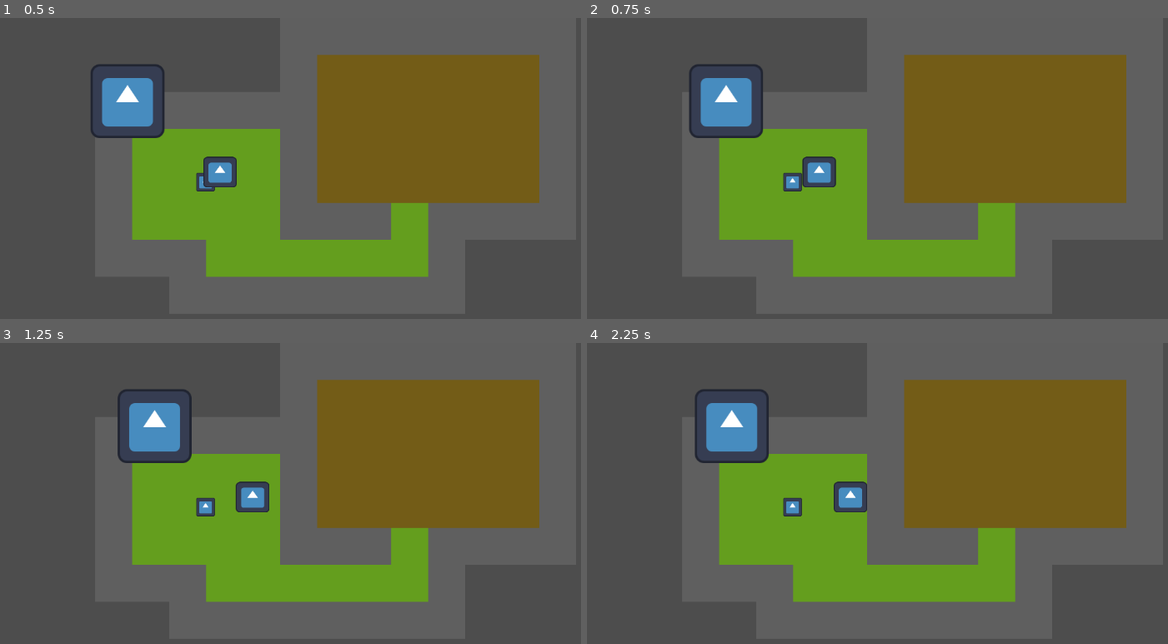
Above: before the commit, frames 1-4 (two rows, left to right).
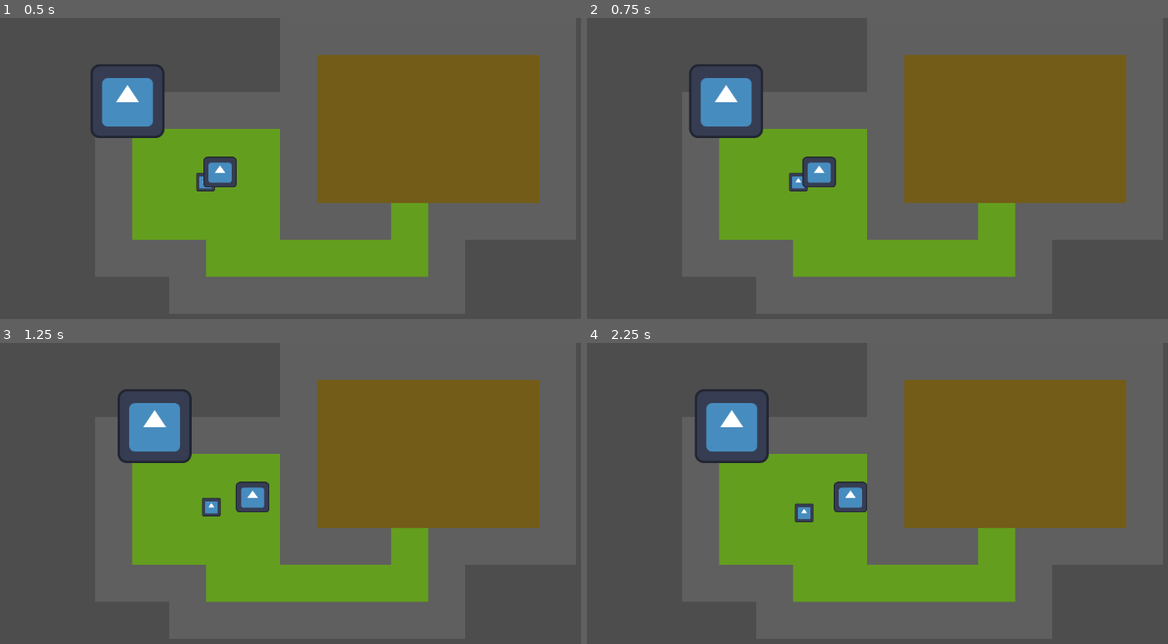
Above: after the commit, the same moments.

Repository: GreenPixel10/Cookjam
Game: Godot game, scene res://Main.tscn
The game is run twice, just before and just after one commit, with the same random seed, the same clock (stepped at 60 frames per second) and the same inputs. The engine's default icon, where the game draws it, is replaced by a stand-in: a white triangle on a blue panel in a dark square.
Inputs:
- Up to frame 1 (0.5 s): no input
- Up to frame 2 (0.75 s): hold D (move_right, bound only after the commit) from 0.53 s (still down)
- Up to frame 3 (1.25 s): keep holding D (move_right, bound only after the commit)
- Up to frame 4 (2.25 s): release D (move_right, bound only after the commit) at 1.28 s; hold S (move_down, bound only after the commit) 1.28-2.03 s; hold D (move_right, bound only after the commit) from 2.03 s (still down)

Frame 1 is identical in both runs. In frame 2, 0.2% of the frame differs, in the area x 33-39%, y 51-58%; in frame 3, 0.2%; in frame 4, 0.4%, in the area x 33-40%, y 51-60%.

Commit message:
controls temp

Diff:
--- /dev/null
+++ b/new-game-project/Character.tscn
@@ -0,0 +1,16 @@
+[gd_scene load_steps=4 format=3 uid="uid://bxpiyjroigssq"]
+
+[ext_resource type="Script" uid="uid://ca5v3imp0qwtl" path="res://character_controls.gd" id="1_7ig0a"]
+[ext_resource type="Texture2D" uid="uid://4q335xxs2p" path="res://icon.svg" id="1_oolk3"]
+
+[sub_resource type="RectangleShape2D" id="RectangleShape2D_nulmw"]
+
+[node name="CharacterBody2D" type="CharacterBody2D"]
+script = ExtResource("1_7ig0a")
+
+[node name="CollisionShape2D" type="CollisionShape2D" parent="."]
+shape = SubResource("RectangleShape2D_nulmw")
+
+[node name="Sprite2D" type="Sprite2D" parent="."]
+scale = Vector2(0.255, 0.255)
+texture = ExtResource("1_oolk3")
--- a/new-game-project/Dungeon.tscn
+++ b/new-game-project/Dungeon.tscn
@@ -1,7 +1,7 @@
-[gd_scene load_steps=6 format=4 uid="uid://dkc776kn8m0qp"]
+[gd_scene load_steps=5 format=4 uid="uid://dkc776kn8m0qp"]
 
 [ext_resource type="Texture2D" uid="uid://dqn3jbq53jyuk" path="res://sprites/tiles/tiles_test.png" id="1_nulmw"]
-[ext_resource type="Texture2D" uid="uid://4q335xxs2p" path="res://icon.svg" id="2_sifhu"]
+[ext_resource type="PackedScene" uid="uid://bxpiyjroigssq" path="res://Character.tscn" id="2_sifhu"]
 
 [sub_resource type="TileSetAtlasSource" id="TileSetAtlasSource_sifhu"]
 texture = ExtResource("1_nulmw")
@@ -13,9 +13,8 @@
 
 [sub_resource type="TileSet" id="TileSet_sqx0g"]
 tile_size = Vector2i(64, 64)
+physics_layer_0/collision_layer = 1
 sources/0 = SubResource("TileSetAtlasSource_sifhu")
-
-[sub_resource type="RectangleShape2D" id="RectangleShape2D_nulmw"]
 
 [node name="DungeonRoot" type="Node2D"]
 
@@ -23,12 +22,5 @@
 tile_map_data = PackedByteArray("AAAHAAMAAAAAAAAAAAAGAAMAAAAAAAAAAAAFAAMAAAAAAAAAAAAEAAMAAAAAAAAAAAAEAAQAAAAAAAAAAAAFAA …(1296 unchanged characters)…
 tile_set = SubResource("TileSet_sqx0g")
 
-[node name="CharacterBody2D" type="CharacterBody2D" parent="."]
+[node name="Character" parent="." instance=ExtResource("2_sifhu")]
 position = Vector2(383, 284)
-
-[node name="CollisionShape2D" type="CollisionShape2D" parent="CharacterBody2D"]
-shape = SubResource("RectangleShape2D_nulmw")
-
-[node name="Sprite2D" type="Sprite2D" parent="CharacterBody2D"]
-scale = Vector2(0.255, 0.255)
-texture = ExtResource("2_sifhu")
--- /dev/null
+++ b/new-game-project/character_controls.gd
@@ -0,0 +1,18 @@
+extends CharacterBody2D
+
+var move = Vector2(0,0)
+
+var move_speed = 10
+
+func _input(event):
+	move = Vector2(0,0)
+	if event.is_action_pressed("move_left"):
+		move += (Vector2(-move_speed, 0))
+	if event.is_action_pressed("move_right"):
+		move += (Vector2(move_speed, 0))
+	if event.is_action_pressed("move_up"):
+		move += (Vector2(0, -move_speed))
+	if event.is_action_pressed("move_down"):
+		move += (Vector2(0, +move_speed))
+
+	move_and_collide(move)
--- a/new-game-project/project.godot
+++ b/new-game-project/project.godot
@@ -15,6 +15,33 @@
 config/features=PackedStringArray("4.5", "GL Compatibility")
 config/icon="res://icon.svg"
 
+[input]
+
+move_left={
+"deadzone": 0.2,
+"events": [Object(InputEventKey,"resource_local_to_scene":false,"resource_name":"","device":0,"window_id":0,"alt_pressed":false,"shift_pressed":false,"ctrl_pressed":false,"meta_pressed":false,"pressed":false,"keycode":0,"physical_keycode":4194328,"key_label":0,"unicode":0,"location":0,"echo":false,"script":null)
+, Object(InputEventKey,"resource_local_to_scene":false,"resource_name":"","device":-1,"window_id":0,"alt_pressed":false,"shift_pressed":false,"ctrl_pressed":false,"meta_pressed":false,"pressed":false,"keycode":0,"physical_keycode":4194319,"key_label":0,"unicode":0,"location":0,"echo":false,"script":null)
+]
+}
+move_right={
+"deadzone": 0.2,
+"events": [Object(InputEventKey,"resource_local_to_scene":false,"resource_name":"","device":-1,"window_id":0,"alt_pressed":false,"shift_pressed":false,"ctrl_pressed":false,"meta_pressed":false,"pressed":false,"keycode":0,"physical_keycode":68,"key_label":0,"unicode":100,"location":0,"echo":false,"script":null)
+, Object(InputEventKey,"resource_local_to_scene":false,"resource_name":"","device":-1,"window_id":0,"alt_pressed":false,"shift_pressed":false,"ctrl_pressed":false,"meta_pressed":false,"pressed":false,"keycode":0,"physical_keycode":4194321,"key_label":0,"unicode":0,"location":0,"echo":false,"script":null)
+]
+}
+move_up={
+"deadzone": 0.2,
+"events": [Object(InputEventKey,"resource_local_to_scene":false,"resource_name":"","device":-1,"window_id":0,"alt_pressed":false,"shift_pressed":false,"ctrl_pressed":false,"meta_pressed":false,"pressed":false,"keycode":0,"physical_keycode":87,"key_label":0,"unicode":119,"location":0,"echo":false,"script":null)
+, Object(InputEventKey,"resource_local_to_scene":false,"resource_name":"","device":-1,"window_id":0,"alt_pressed":false,"shift_pressed":false,"ctrl_pressed":false,"meta_pressed":false,"pressed":false,"keycode":0,"physical_keycode":4194320,"key_label":0,"unicode":0,"location":0,"echo":false,"script":null)
+]
+}
+move_down={
+"deadzone": 0.2,
+"events": [Object(InputEventKey,"resource_local_to_scene":false,"resource_name":"","device":-1,"window_id":0,"alt_pressed":false,"shift_pressed":false,"ctrl_pressed":false,"meta_pressed":false,"pressed":false,"keycode":0,"physical_keycode":83,"key_label":0,"unicode":115,"location":0,"echo":false,"script":null)
+, Object(InputEventKey,"resource_local_to_scene":false,"resource_name":"","device":-1,"window_id":0,"alt_pressed":false,"shift_pressed":false,"ctrl_pressed":false,"meta_pressed":false,"pressed":false,"keycode":0,"physical_keycode":4194322,"key_label":0,"unicode":0,"location":0,"echo":false,"script":null)
+]
+}
+
 [rendering]
 
 renderer/rendering_method="gl_compatibility"
Not shown, added: new-game-project/character_controls.gd.uid
